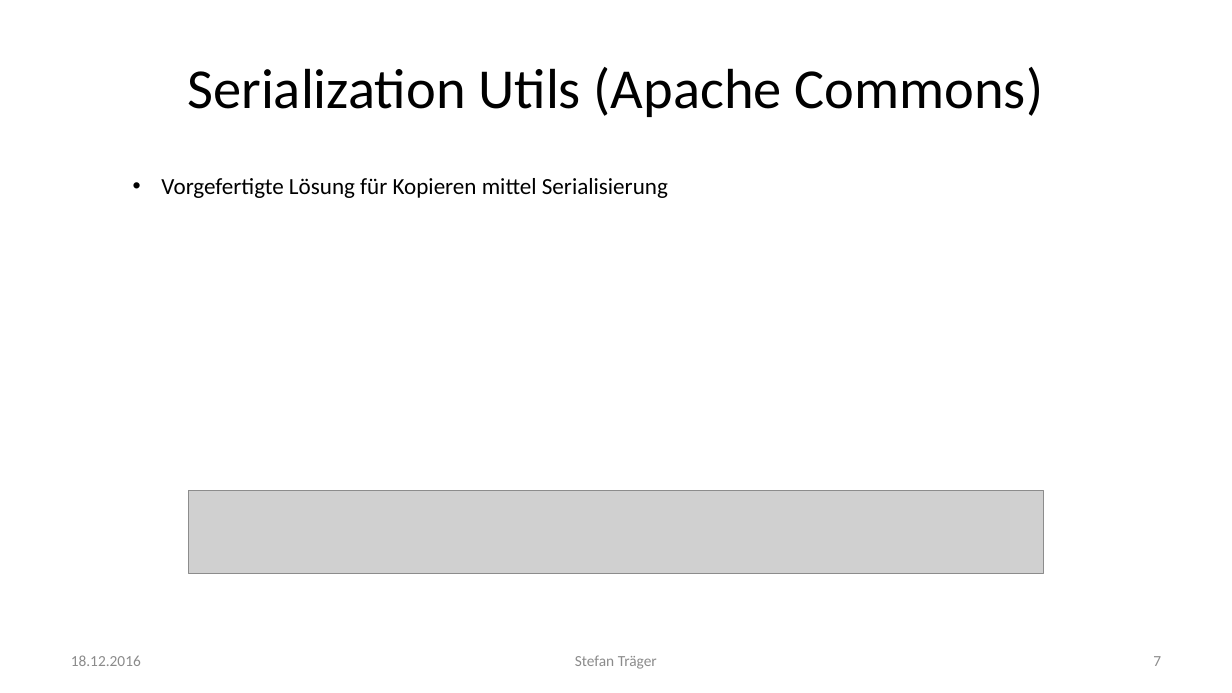
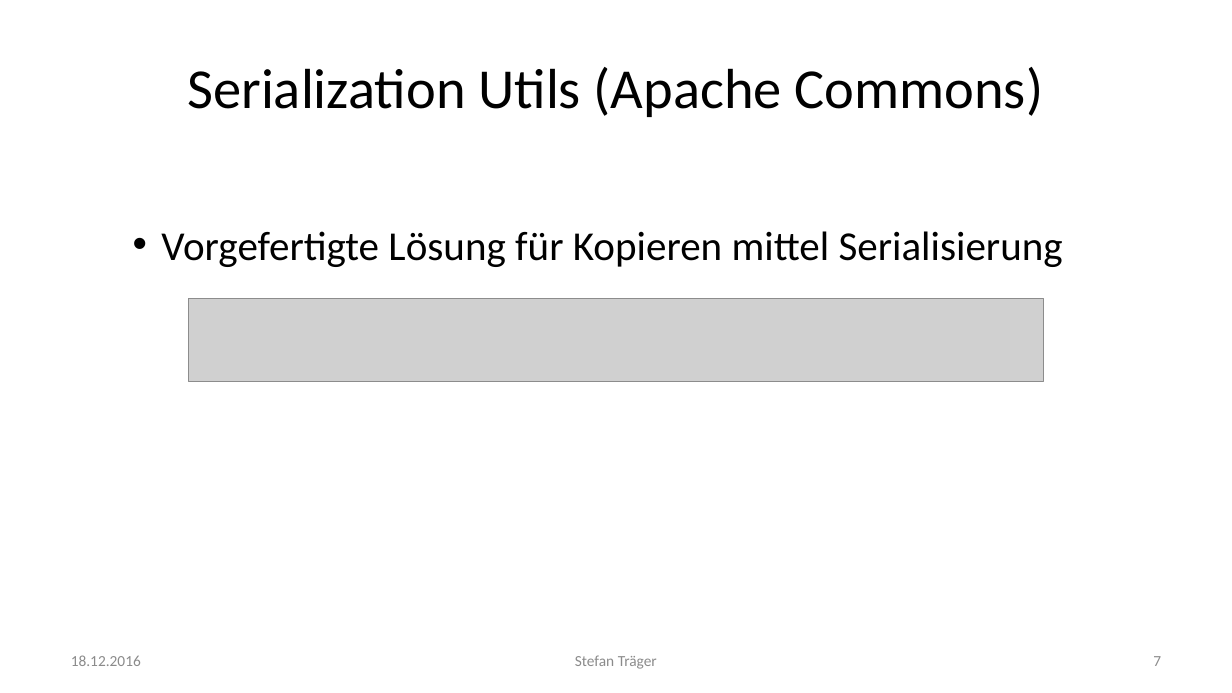
Before and after one commit to doubleSlashde/brownbagLunchCloneObjectsInJava, a slide deck: slide 7 of Klonen von Objekten in Java.pptx. Drawn at 1232x693 pixels with LibreOffice and Linux fonts; fonts in the diff are those of the drawing; grey boxes stand for pictures. Boxes give left, top, right and bottom in pixels: in the first picture for what was removed or moved away, otherwise in the second. Text is boxed around its words. In the diff, an @@ line names an element or a change of style, - is before the commit and + after.

```diff
--- a/Klonen von Objekten in Java.pptx
+++ b/Klonen von Objekten in Java.pptx
@@ text "Vorgefertigte Lösung für Kopieren mittel ...": place and size @@
-text "Vorgefertigte Lösung für Kopieren mittel ..." at [161, 178, 668, 198]
+text "Vorgefertigte Lösung für Kopieren mittel ..." at [161, 231, 1063, 267]
@@ text "Vorgefertigte Lösung für Kopieren mittel ..." at [161, 231, 1063, 267]: size 18 to 32 pt @@
@@ picture added at [189, 299, 1043, 382] @@
@@ picture removed at [189, 490, 1043, 573] @@
```
Also in this commit, not shown: 4 other slides changed, 1 slide added.
